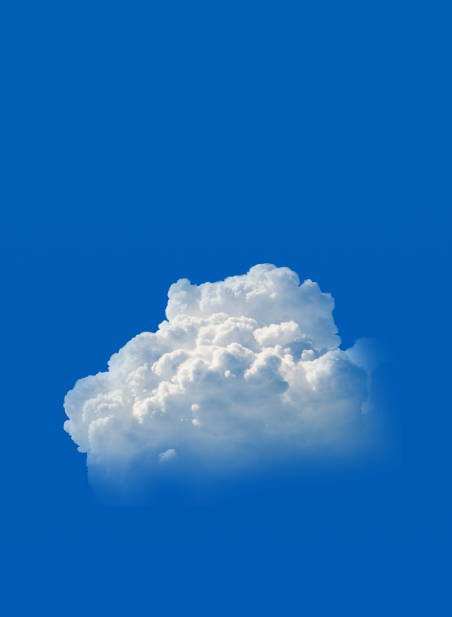
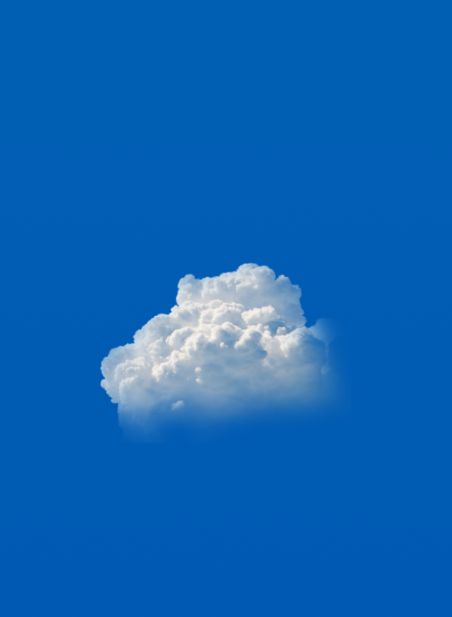
Layer changes from the first 452 x 617 image to the second:
renamed "PikPng.com_clouds-png_2601954.png" to "cloud.png", painted on it over [63, 262, 401, 507]
